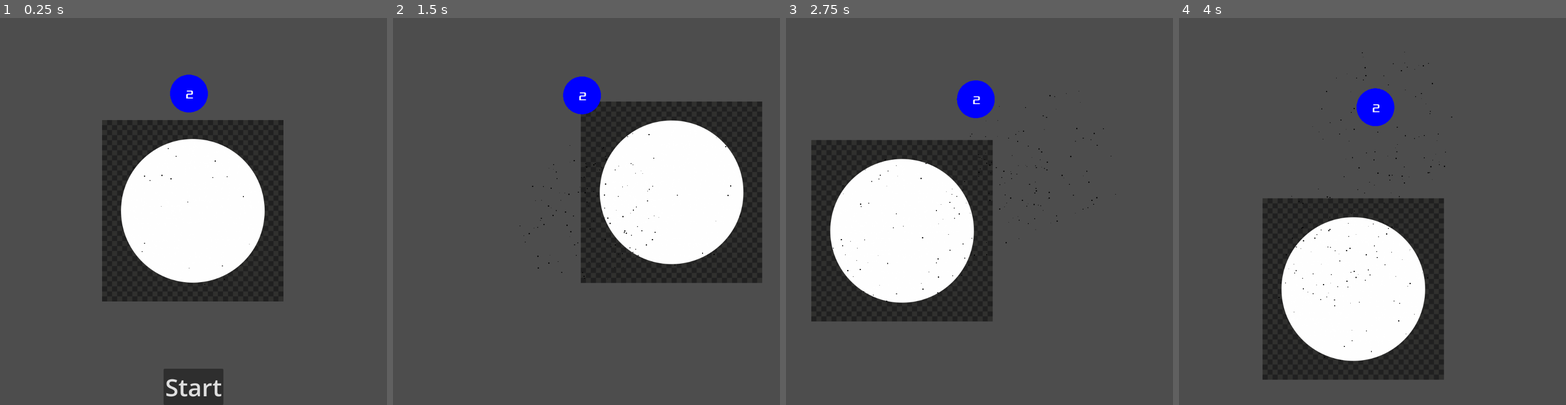
Above: before the commit, frames 1-4 (left to right).
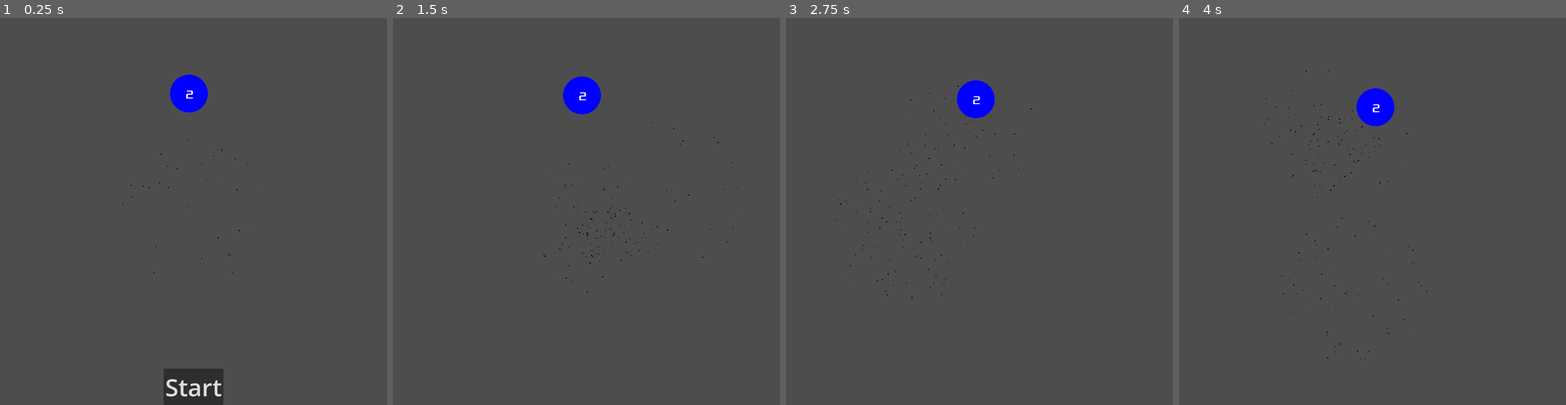
Above: after the commit, the same moments.

Repository: nuts4nuts4nuts/flappyversary
Game: Godot game, scene res://scenes/main.tscn
Same seed, same stepped clock (60 frames per second), same inputs: the game is played once before the commit and once after it.
Inputs (mouse positions are in pixels of both pictures, inside the frame that each line leads up to):
- Up to frame 1 (0.25 s): no input
- Up to frame 2 (1.5 s): click "Start" at 0.5 s; tap Enter at 1.25 s; move the mouse to (671, 192) at 1.27 s; press the mouse at (671, 192) at 1.28 s
- Up to frame 3 (2.75 s): move the mouse to (902, 230) at 2.02 s; release the mouse at (902, 230) at 2.03 s; click (902, 230) at 2.1 s
- Up to frame 4 (4 s): move the mouse to (1411, 126) at 2.77 s; press the mouse at (1411, 126) at 2.78 s; move the mouse to (1353, 288) at 3.52 s; release the mouse at (1353, 288) at 3.53 s; click (1353, 288) at 3.6 s

The runs differ from the first frame. In frame 1, 22% of the frame differs, in the area x 26-74%, y 26-74%; in frame 2, 22%; in frame 3, 22%; in frame 4, 22%, in the area x 21-71%, y 8-94%.

Commit message:
Mac setting

Diff:
--- a/project.godot
+++ b/project.godot
@@ -36,3 +36,5 @@
 
 renderer/rendering_method="gl_compatibility"
 renderer/rendering_method.mobile="gl_compatibility"
+renderer/rendering_method.macos="forward_plus"
+renderer/rendering_method.editor="forward_plus"
--- a/scenes/gravity-well.tscn
+++ b/scenes/gravity-well.tscn
@@ -23,10 +23,12 @@
 script = ExtResource("1_32knt")
 
 [node name="Sprite2D" type="Sprite2D" parent="."]
+visible = false
 z_index = -10
 texture = ExtResource("2_o8ksl")
 
 [node name="GPUParticles2D" type="GPUParticles2D" parent="."]
 amount = 200
 process_material = SubResource("ParticleProcessMaterial_mnacg")
-lifetime = 2.0
+lifetime = 3.0
+speed_scale = 3.0
